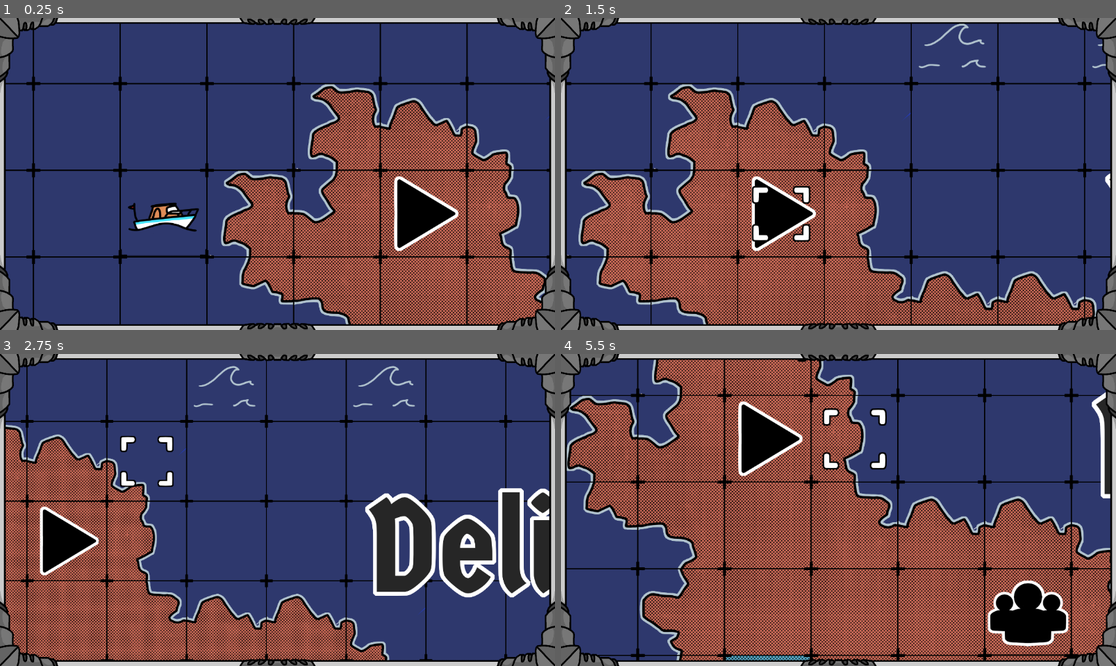
Above: before the commit, frames 1-4 (two rows, left to right).
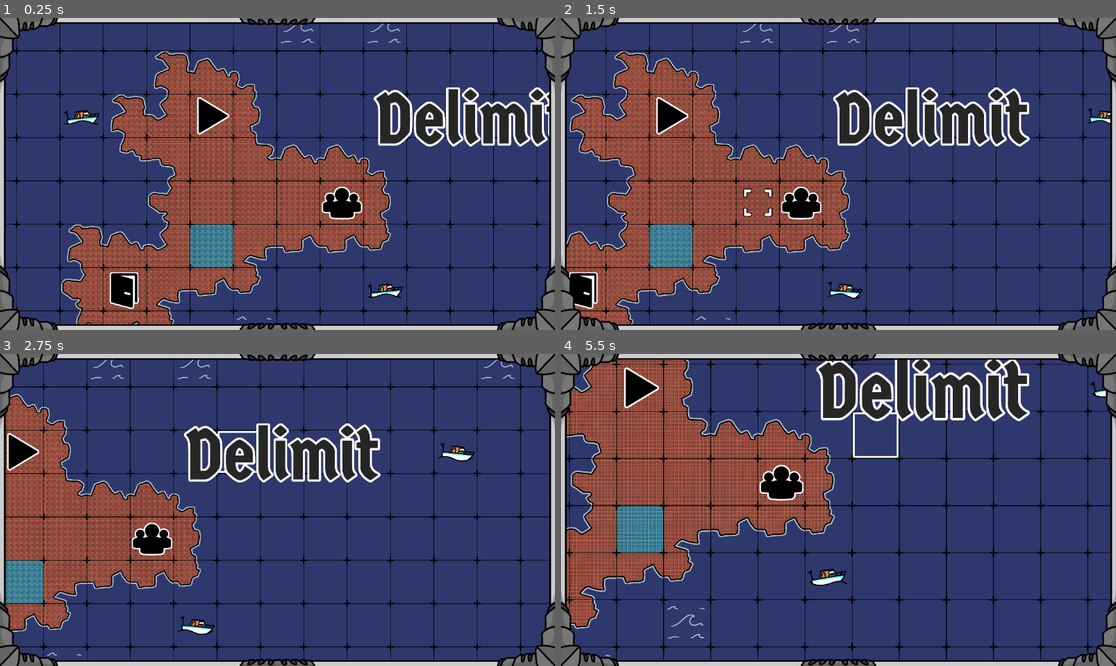
Above: after the commit, the same moments.

Repository: jonas2602/TheSchmenJam2025_09
Game: Godot game, scene res://scenes/master_scene.tscn
Two runs of this game, one before a commit and one after it. Both use one fixed random seed, a clock stepped at 60 frames per second and the inputs below.
Inputs (mouse positions are in pixels of both pictures, inside the frame that each line leads up to):
- Up to frame 1 (0.25 s): no input
- Up to frame 2 (1.5 s): move the mouse to (960, 158) at 0.52 s; hold D (pan_right) 0.53-1.25 s; right-click (960, 158) at 0.6 s; click (960, 158) at 0.67 s; drag from (727, 189) to (810, 236) at 1.27 s
- Up to frame 3 (2.75 s): move the mouse to (333, 441) at 2.02 s; hold D (pan_right) from 2.03 s (still down); tap Mouse wheel down (zoomOut) at 2.1 s
- Up to frame 4 (5.5 s): release D (pan_right) at 2.75 s; drag from (810, 572) to (672, 463) at 2.77 s; move the mouse to (1005, 556) at 3.52 s; hold A (pan_left) 3.53-4.25 s; tap Mouse wheel up (zoomIn) at 3.6 s; drag from (672, 463) to (755, 432) at 4.27 s; move the mouse to (866, 510) at 5.02 s; hold S (pan_down) from 5.03 s (still down); right-click (866, 510) at 5.1 s; click (866, 510) at 5.17 s

The runs differ from the first frame. In frame 1, 53% of the frame differs, in the area x 1-99%, y 1-99%; in frame 2, 47%; in frame 3, 42%; in frame 4, 70%.

Commit message:
fine tuned camera settings

Diff:
--- a/scenes/master_scene.tscn
+++ b/scenes/master_scene.tscn
@@ -65,6 +65,8 @@
 
 [node name="Camera" parent="." instance=ExtResource("6_qx3wq")]
 position = Vector2(-1615.77, -1727.27)
+zoom = Vector2(0.3, 0.3)
+min_zoom_level = 0.3
 
 [node name="CanvasLayer" type="CanvasLayer" parent="Camera"]
 
